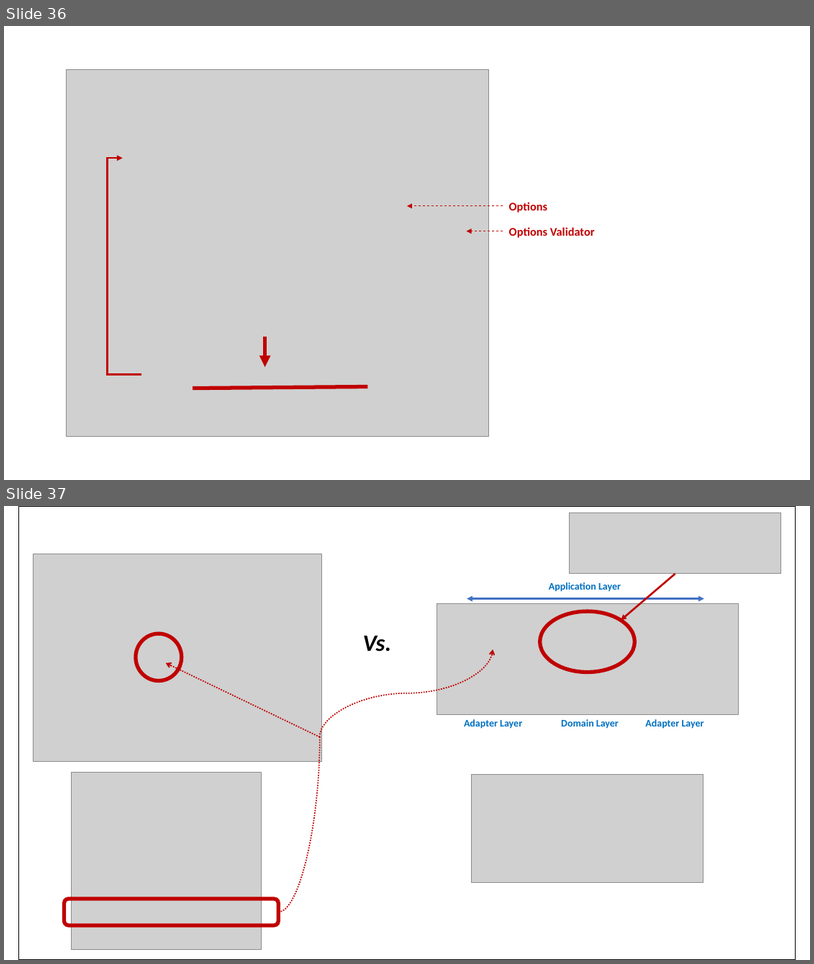
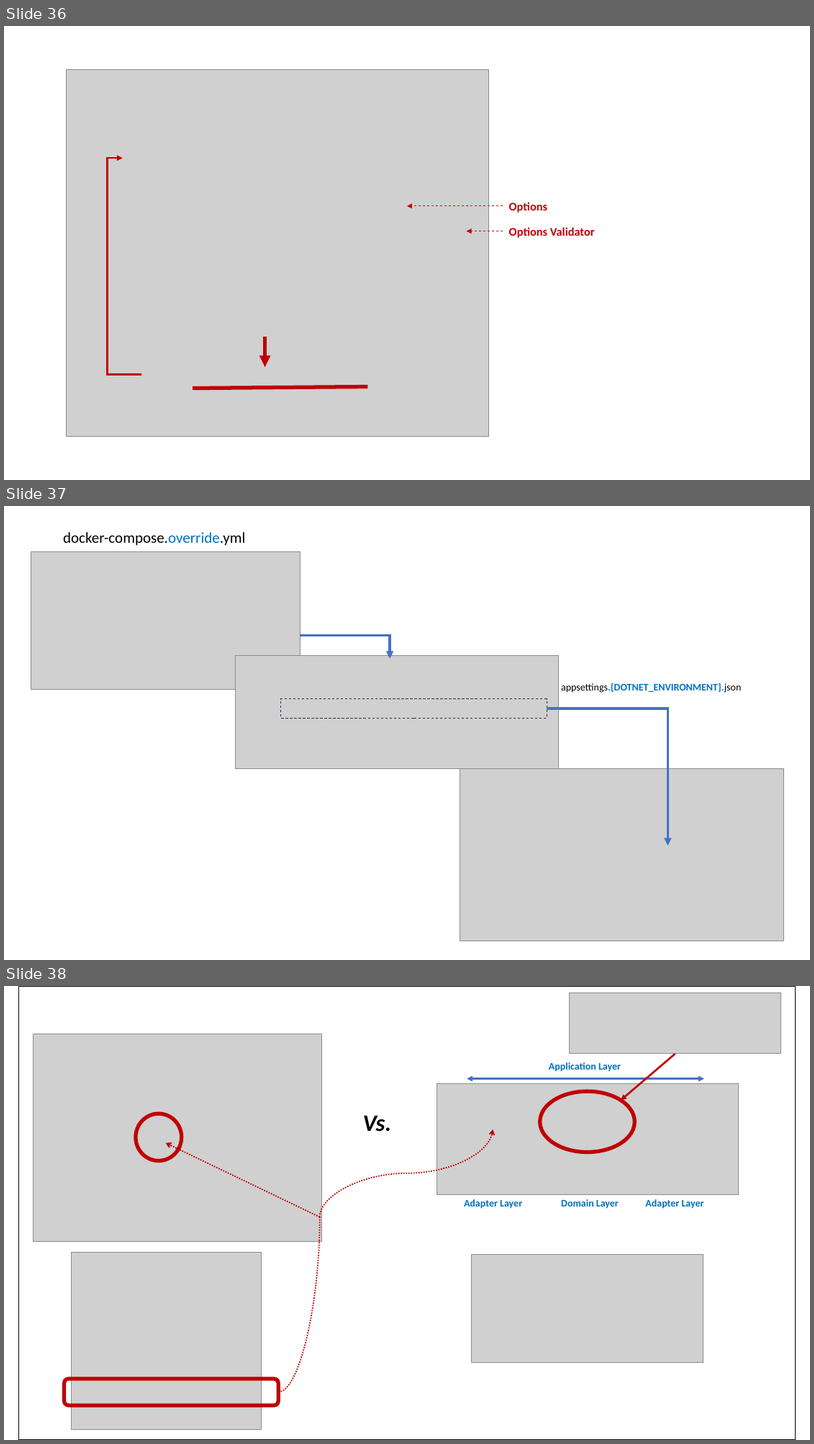
Before and after one commit to hhko/beyondcode, a slide deck: README.pptx. Shown one above the other, each under a label of ours: slides 36 and 37 before the commit, slides 36, 37 and 38 after it. The pictures are 814x964 and 814x1444 pixels, drawn with LibreOffice and Linux fonts; fonts in the diff are those of the drawing; grey boxes stand for pictures. Boxes give left, top, right and bottom in pixels: in the first picture for what was removed or moved away, otherwise in the second. Text is boxed around its words. In the diff, an @@ line names an element or a change of style, - is before the commit and + after.

```diff
--- a/README.pptx
+++ b/README.pptx
@@ slide 37 added at [4, 506, 810, 960], background #FFFFFF @@
@@ group added at [31, 532, 784, 940]: 3 pictures, 2 elbow arrows, 2 texts, 1 rectangle @@
+appsettings.{DOTNET_ENVIRONMENT}.json
+docker-compose.override.yml
@@ what was slide 37 is now slide 38 @@
```
Also in this commit, not shown: 5 other files.
